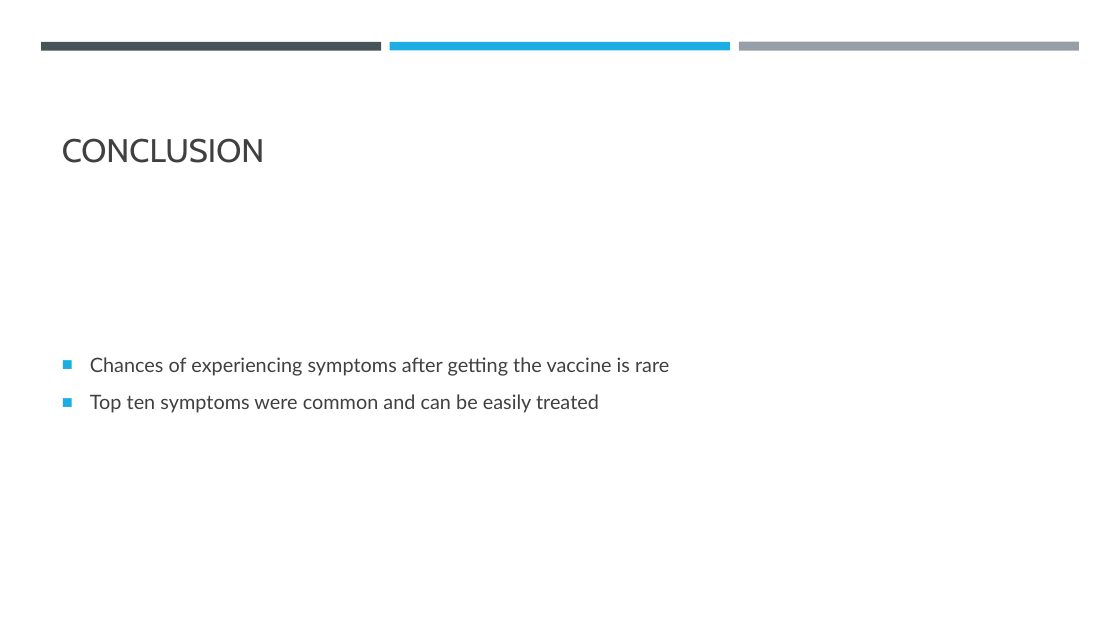
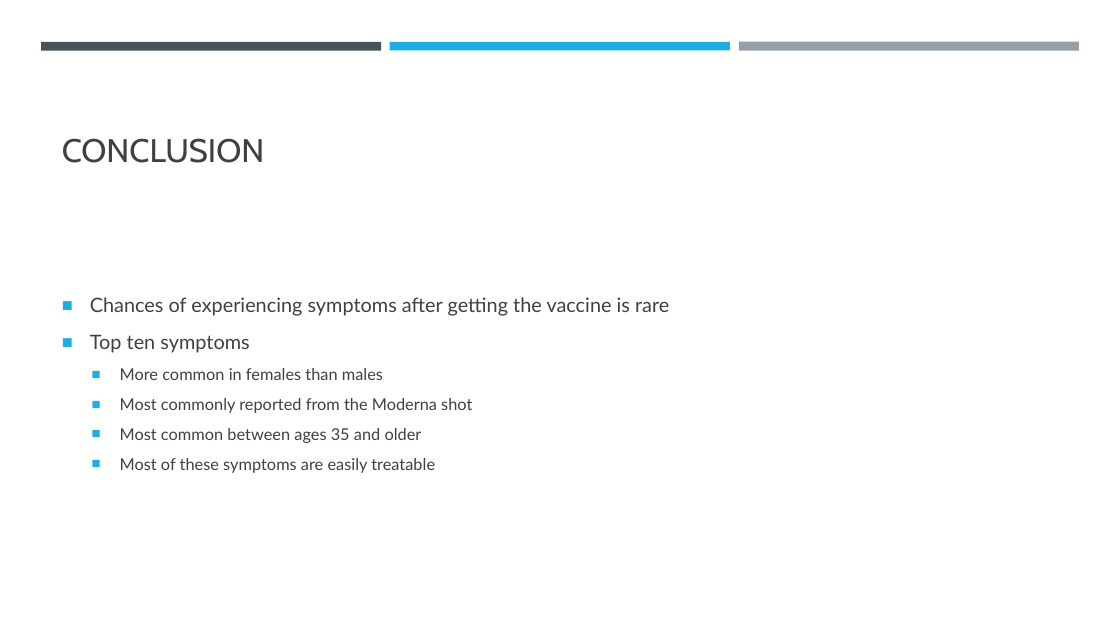
Before and after one commit to CinnamonDaLite/Capstone_Project, a slide deck: slide 5 of Vaccine_Adverse_symptoms_Capstone.pptx. Drawn at 1120x630 pixels with LibreOffice and Linux fonts; fonts in the diff are those of the drawing. Boxes give left, top, right and bottom in pixels: in the first picture for what was removed or moved away, otherwise in the second. Text is boxed around its words. In the diff, an @@ line names an element or a change of style, - is before the commit and + after.

Commit message:
maybe the last update prior to presentation

```diff
--- a/Vaccine_Adverse_symptoms_Capstone.pptx
+++ b/Vaccine_Adverse_symptoms_Capstone.pptx
@@ text at bbox=[90, 334, 472, 473]: text changed; size 17 to 14 pt @@
-■ Top ten symptoms were common and can be easily treated
+■ Top ten symptoms
+  ■ More common in females than males
+  ■ Most commonly reported from the Moderna shot
+  ■ Most common between ages 35 and older
+  ■ Most of these symptoms are easily treatable
```
Also in this commit, not shown: 1 other file.
